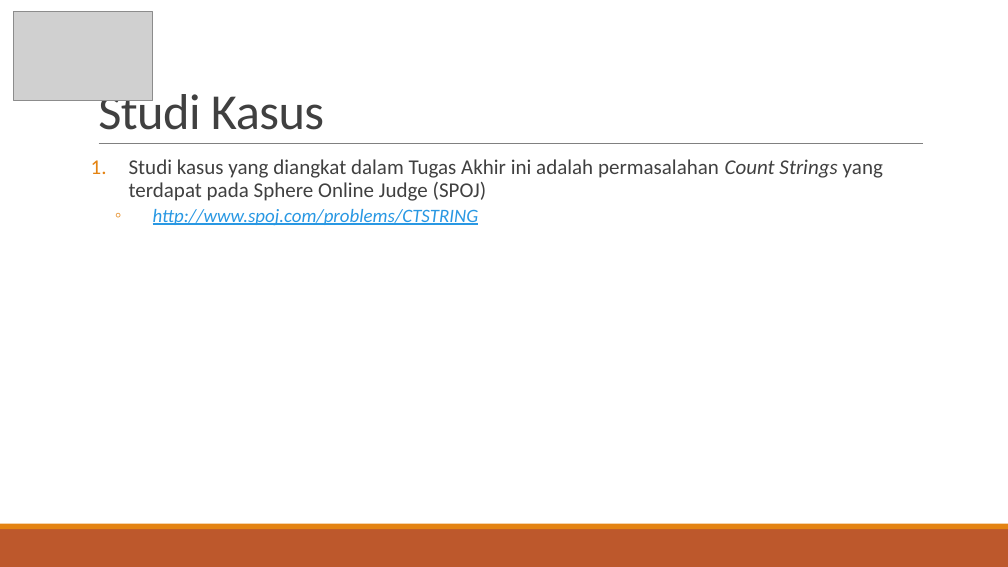
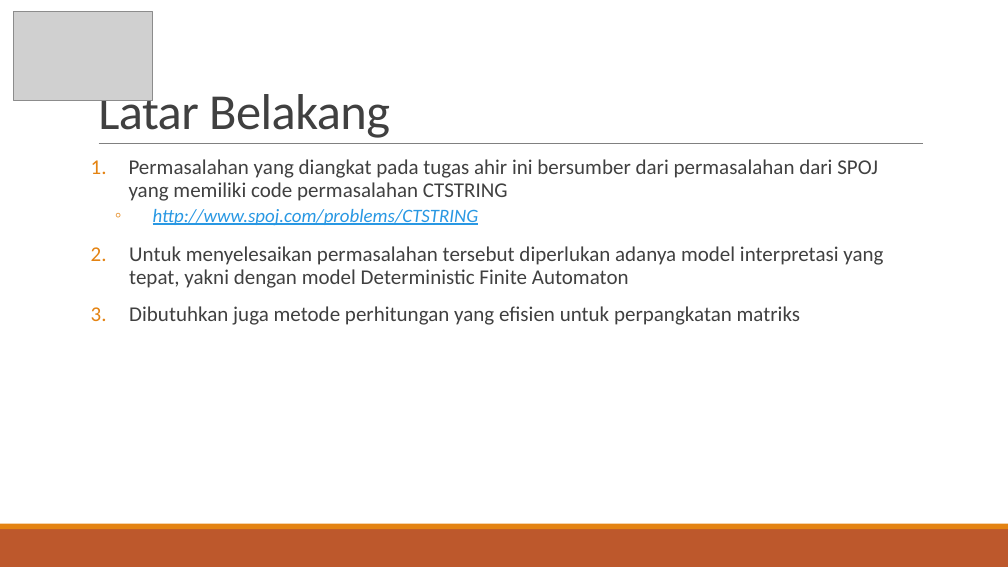
Before and after one commit to ryusan/TA-CTSTRING, a slide deck: slide 4 of 5111100079 Presentasi.pptx. Drawn at 1008x567 pixels with LibreOffice and Linux fonts; fonts in the diff are those of the drawing; grey boxes stand for pictures. Boxes give left, top, right and bottom in pixels: in the first picture for what was removed or moved away, otherwise in the second. Text is boxed around its words. In the diff, an @@ line names an element or a change of style, - is before the commit and + after.

```diff
--- a/5111100079 Presentasi.pptx
+++ b/5111100079 Presentasi.pptx
@@ title at <box>98,88,390,138</box>: text changed @@
-Studi Kasus
+Latar Belakang
@@ text at <box>129,159,878,201</box>: text changed @@
-1. Studi kasus yang diangkat dalam Tugas Akhir ini adalah permasalahan Count Strings yang terdapat pada Sphere Online Judge (SPOJ)
+1. Permasalahan yang diangkat pada tugas ahir ini bersumber dari permasalahan dari SPOJ yang memiliki code permasalahan CTSTRING
@@ text at <box>129,246,883,325</box>: paragraphs added @@
+2. Untuk menyelesaikan permasalahan tersebut diperlukan adanya model interpretasi yang tepat, yakni dengan model Deterministic Finite Automaton
+3. Dibutuhkan juga metode perhitungan yang efisien untuk perpangkatan matriks
```
Also in this commit, not shown: 43 other slides changed, 3 slides added, 2 slides removed, 51 other files.
